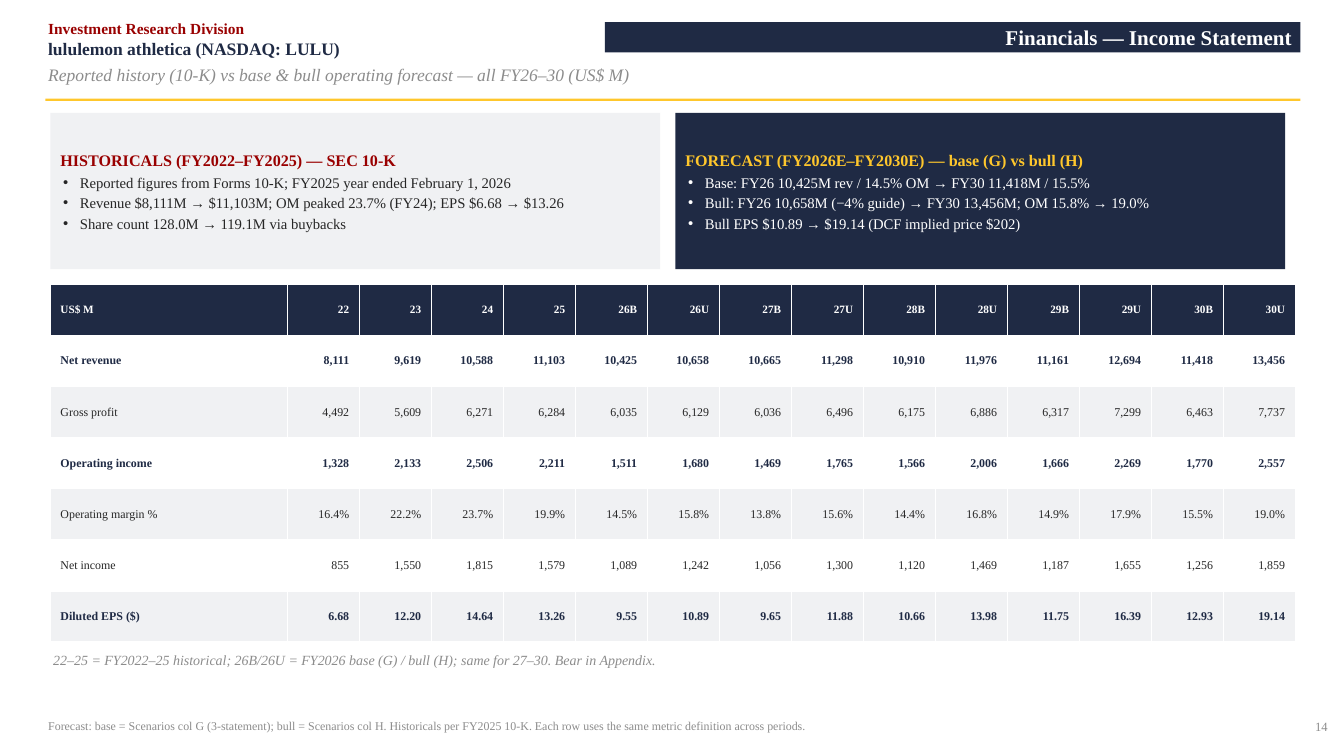
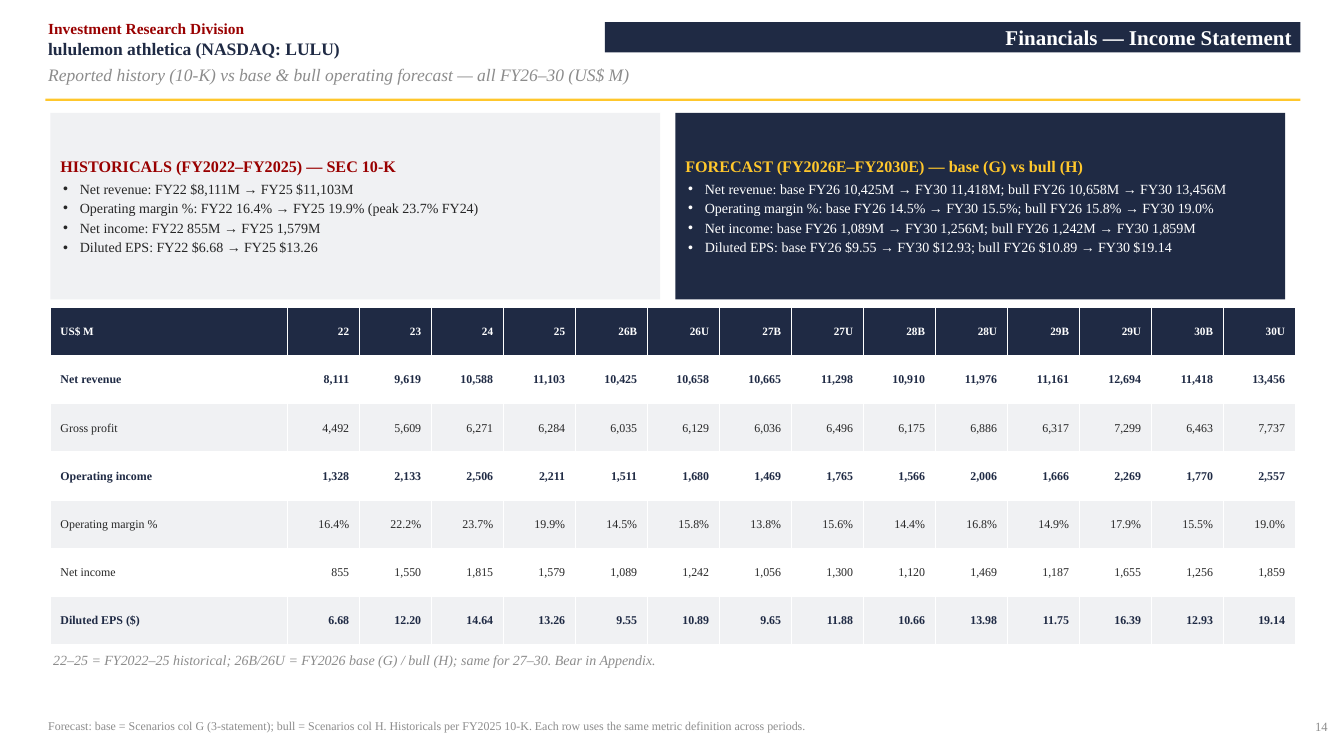
Before and after one commit to vengeanceaiUSC/RM, a slide deck: slide 15 of LULU/LULU_Investment_Pitch_Deck.pptx. Drawn at 1344x756 pixels with LibreOffice and Linux fonts; fonts in the diff are those of the drawing. Boxes give left, top, right and bottom in pixels: in the first picture for what was removed or moved away, otherwise in the second. Text is boxed around its words. In the diff, an @@ line names an element or a change of style, - is before the commit and + after.

```diff
--- a/LULU/LULU_Investment_Pitch_Deck.pptx
+++ b/LULU/LULU_Investment_Pitch_Deck.pptx
@@ rectangle "HISTORICALS (FY2022–FY2025) — SEC 10-K": place and size @@
-rectangle "HISTORICALS (FY2022–FY2025) — SEC 10-K" at <box>50,113,660,269</box>
+rectangle "HISTORICALS (FY2022–FY2025) — SEC 10-K" at <box>50,113,660,299</box>
@@ rectangle "FORECAST (FY2026E–FY2030E) — base (G) ...": place and size @@
-rectangle "FORECAST (FY2026E–FY2030E) — base (G) ..." at <box>676,113,1286,269</box>
+rectangle "FORECAST (FY2026E–FY2030E) — base (G) ..." at <box>676,113,1286,299</box>
@@ text in rectangle at <box>80,184,478,253</box>: text changed; size 10.5 to 10 pt @@
-• Reported figures from Forms 10-K; FY2025 year ended February 1, 2026
-• Revenue $8,111M → $11,103M; OM peaked 23.7% (FY24); EPS $6.68 → $13.26
-• Share count 128.0M → 119.1M via buybacks
+• Net revenue: FY22 $8,111M → FY25 $11,103M
+• Operating margin %: FY22 16.4% → FY25 19.9% (peak 23.7% FY24)
+• Net income: FY22 855M → FY25 1,579M
+• Diluted EPS: FY22 $6.68 → FY25 $13.26
@@ text in rectangle at <box>705,184,1227,254</box>: text changed; size 10.5 to 10 pt @@
-• Base: FY26 10,425M rev / 14.5% OM → FY30 11,418M / 15.5%
-• Bull: FY26 10,658M (−4% guide) → FY30 13,456M; OM 15.8% → 19.0%
-• Bull EPS $10.89 → $19.14 (DCF implied price $202)
+• Net revenue: base FY26 10,425M → FY30 11,418M; bull FY26 10,658M → FY30 13,456M
+• Operating margin %: base FY26 14.5% → FY30 15.5%; bull FY26 15.8% → FY30 19.0%
+• Net income: base FY26 1,089M → FY30 1,256M; bull FY26 1,242M → FY30 1,859M
+• Diluted EPS: base FY26 $9.55 → FY30 $12.93; bull FY26 $10.89 → FY30 $19.14
@@ table: place and size @@
-table at <box>50,284,1290,642</box>
+table at <box>50,308,1290,645</box>
```
Also in this commit, not shown: 2 other slides changed, 2 other files.
